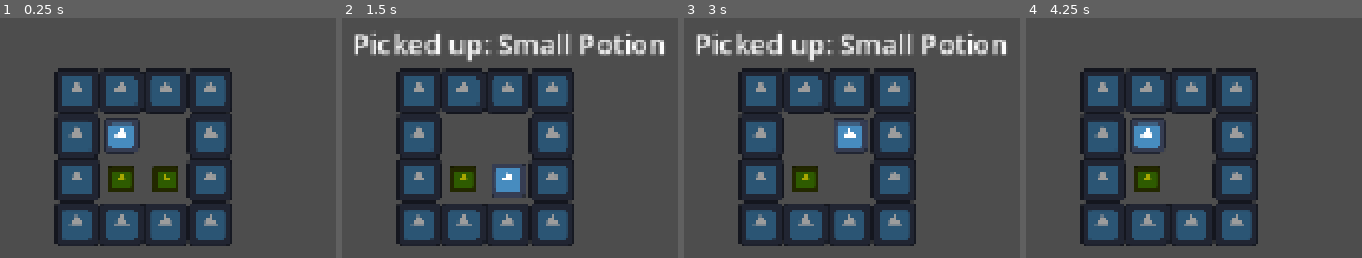
Above: before the commit, frames 1-4 (left to right).
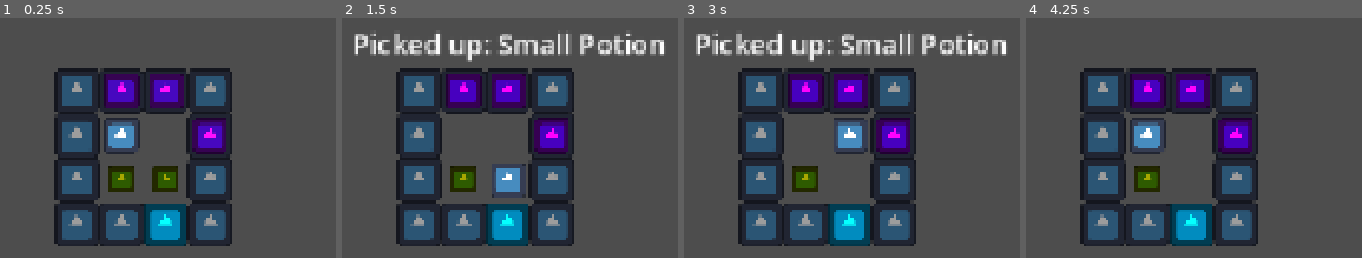
Above: after the commit, the same moments.

Repository: yifan-lee/Realmwand_The_First_Tower
Game: Godot game, scene res://scenes/main.tscn
The game is run twice, just before and just after one commit, with the same random seed, the same clock (stepped at 60 frames per second) and the same inputs. The engine's default icon, where the game draws it, is replaced by a stand-in: a white triangle on a blue panel in a dark square.
Inputs:
- Up to frame 1 (0.25 s): no input
- Up to frame 2 (1.5 s): tap Enter at 0.5 s; hold D (move_right) 0.53-1.28 s; hold E (interact, bound only after the commit) 0.53-1.28 s; tap Space at 1.25 s; hold S (move_down) from 1.28 s (still down); tap E (interact, bound only after the commit) at 1.35 s
- Up to frame 3 (3 s): tap Enter at 2 s; release S (move_down) at 2.03 s; hold D (move_right) 2.03-2.78 s; hold E (interact, bound only after the commit) 2.03-2.78 s; tap Space at 2.75 s; hold W (move_up) from 2.78 s (still down); tap E (interact, bound only after the commit) at 2.85 s
- Up to frame 4 (4.25 s): release W (move_up) at 3.53 s; hold A (move_left) from 3.53 s (still down); hold E (interact, bound only after the commit) from 3.53 s (still down)

The runs differ from the first frame. In frame 1, 6.5% of the frame differs, in the area x 30-68%, y 23-95%; in frame 2, 6.5%; in frame 3, 6.5%; in frame 4, 6.5%.

Commit message:
add switch

Diff:
--- a/project.godot
+++ b/project.godot
@@ -25,21 +25,31 @@
 move_up={
 "deadzone": 0.2,
 "events": [Object(InputEventKey,"resource_local_to_scene":false,"resource_name":"","device":-1,"window_id":0,"alt_press …(192 unchanged characters)…
+, Object(InputEventKey,"resource_local_to_scene":false,"resource_name":"","device":-1,"window_id":0,"alt_pressed":false,"shift_pressed":false,"ctrl_pressed":false,"meta_pressed":false,"pressed":false,"keycode":0,"physical_keycode":4194320,"key_label":0,"unicode":0,"location":0,"echo":false,"script":null)
 ]
 }
 move_down={
 "deadzone": 0.2,
 "events": [Object(InputEventKey,"resource_local_to_scene":false,"resource_name":"","device":-1,"window_id":0,"alt_press …(192 unchanged characters)…
+, Object(InputEventKey,"resource_local_to_scene":false,"resource_name":"","device":-1,"window_id":0,"alt_pressed":false,"shift_pressed":false,"ctrl_pressed":false,"meta_pressed":false,"pressed":false,"keycode":0,"physical_keycode":4194322,"key_label":0,"unicode":0,"location":0,"echo":false,"script":null)
 ]
 }
 move_left={
 "deadzone": 0.2,
 "events": [Object(InputEventKey,"resource_local_to_scene":false,"resource_name":"","device":-1,"window_id":0,"alt_press …(191 unchanged characters)…
+, Object(InputEventKey,"resource_local_to_scene":false,"resource_name":"","device":-1,"window_id":0,"alt_pressed":false,"shift_pressed":false,"ctrl_pressed":false,"meta_pressed":false,"pressed":false,"keycode":0,"physical_keycode":4194319,"key_label":0,"unicode":0,"location":0,"echo":false,"script":null)
 ]
 }
 move_right={
 "deadzone": 0.2,
 "events": [Object(InputEventKey,"resource_local_to_scene":false,"resource_name":"","device":-1,"window_id":0,"alt_press …(192 unchanged characters)…
+, Object(InputEventKey,"resource_local_to_scene":false,"resource_name":"","device":-1,"window_id":0,"alt_pressed":false,"shift_pressed":false,"ctrl_pressed":false,"meta_pressed":false,"pressed":false,"keycode":0,"physical_keycode":4194321,"key_label":0,"unicode":0,"location":0,"echo":false,"script":null)
+]
+}
+interact={
+"deadzone": 0.2,
+"events": [Object(InputEventKey,"resource_local_to_scene":false,"resource_name":"","device":-1,"window_id":0,"alt_pressed":false,"shift_pressed":false,"ctrl_pressed":false,"meta_pressed":false,"pressed":false,"keycode":0,"physical_keycode":69,"key_label":0,"unicode":101,"location":0,"echo":false,"script":null)
+, Object(InputEventKey,"resource_local_to_scene":false,"resource_name":"","device":-1,"window_id":0,"alt_pressed":false,"shift_pressed":false,"ctrl_pressed":false,"meta_pressed":false,"pressed":false,"keycode":0,"physical_keycode":32,"key_label":0,"unicode":32,"location":0,"echo":false,"script":null)
 ]
 }
 
--- a/scenes/actors/player.tscn
+++ b/scenes/actors/player.tscn
@@ -15,3 +15,9 @@
 
 [node name="CollisionShape2D" type="CollisionShape2D" parent="." unique_id=1447536532]
 shape = SubResource("RectangleShape2D_k3a8i")
+
+[node name="InteractionRay" type="RayCast2D" parent="." unique_id=1775540173]
+target_position = Vector2(0, 32)
+collision_mask = 2
+collide_with_areas = true
+collide_with_bodies = false
--- /dev/null
+++ b/scenes/interactables/door.tscn
@@ -0,0 +1,18 @@
+[gd_scene format=3 uid="uid://bguxyktnytjmf"]
+
+[ext_resource type="Script" uid="uid://ck8fsad3455ia" path="res://scripts/door.gd" id="1_fnoyy"]
+[ext_resource type="Texture2D" uid="uid://b1l3nybi3og6y" path="res://icon.svg" id="1_qq3h0"]
+
+[sub_resource type="RectangleShape2D" id="RectangleShape2D_k3a8i"]
+size = Vector2(32, 32)
+
+[node name="Door" type="StaticBody2D" unique_id=2030626556]
+script = ExtResource("1_fnoyy")
+
+[node name="Sprite2D" type="Sprite2D" parent="." unique_id=737374311]
+modulate = Color(0.019607844, 1, 1, 1)
+scale = Vector2(0.25, 0.25)
+texture = ExtResource("1_qq3h0")
+
+[node name="CollisionShape2D" type="CollisionShape2D" parent="." unique_id=35992430]
+shape = SubResource("RectangleShape2D_k3a8i")
--- /dev/null
+++ b/scenes/interactables/switch.tscn
@@ -0,0 +1,20 @@
+[gd_scene format=3 uid="uid://cheuhwfk50iob"]
+
+[ext_resource type="Script" uid="uid://xv23xnpi5p5s" path="res://scripts/switch.gd" id="1_buhgm"]
+[ext_resource type="Texture2D" uid="uid://b1l3nybi3og6y" path="res://icon.svg" id="1_ioha1"]
+
+[sub_resource type="RectangleShape2D" id="RectangleShape2D_k3a8i"]
+size = Vector2(24, 24)
+
+[node name="Switch" type="Area2D" unique_id=1354980094]
+collision_layer = 2
+collision_mask = 0
+script = ExtResource("1_buhgm")
+
+[node name="Sprite2D" type="Sprite2D" parent="." unique_id=687396798]
+modulate = Color(1, 0.05882353, 1, 1)
+scale = Vector2(0.2, 0.2)
+texture = ExtResource("1_ioha1")
+
+[node name="CollisionShape2D" type="CollisionShape2D" parent="." unique_id=1335091998]
+shape = SubResource("RectangleShape2D_k3a8i")
--- a/scenes/main.tscn
+++ b/scenes/main.tscn
@@ -4,10 +4,15 @@
 [ext_resource type="Script" uid="uid://cli46ma0bo83n" path="res://scripts/main.gd" id="1_tbgi4"]
 [ext_resource type="PackedScene" uid="uid://ch4mt231neydh" path="res://scenes/test_wall.tscn" id="2_0wfyh"]
 [ext_resource type="PackedScene" uid="uid://c24p8kgmj10qm" path="res://scenes/interactables/pickup.tscn" id="3_sugp2"]
+[ext_resource type="PackedScene" uid="uid://bguxyktnytjmf" path="res://scenes/interactables/door.tscn" id="4_o6xl0"]
 [ext_resource type="PackedScene" uid="uid://km2p83ut3fws" path="res://scenes/canvas_layer.tscn" id="5_tefeu"]
+[ext_resource type="PackedScene" uid="uid://cheuhwfk50iob" path="res://scenes/interactables/switch.tscn" id="6_tefeu"]
 
 [node name="Main" type="Node2D" unique_id=1557596140]
 script = ExtResource("1_tbgi4")
+
+[node name="Door" parent="." unique_id=2030626556 instance=ExtResource("4_o6xl0")]
+position = Vector2(128, 160)
 
 [node name="Player" parent="." unique_id=1231103014 instance=ExtResource("1_o5qli")]
 position = Vector2(96, 96)
@@ -35,9 +40,6 @@
 [node name="TestWall7" parent="Walls" unique_id=103373365 instance=ExtResource("2_0wfyh")]
 position = Vector2(160, 160)
 
-[node name="TestWall8" parent="Walls" unique_id=1323481277 instance=ExtResource("2_0wfyh")]
-position = Vector2(128, 160)
-
 [node name="TestWall9" parent="Walls" unique_id=1887080660 instance=ExtResource("2_0wfyh")]
 position = Vector2(96, 160)
 
@@ -61,3 +63,15 @@
 [node name="UI" parent="." unique_id=1158568077 instance=ExtResource("5_tefeu")]
 offset = Vector2(16, 16)
 transform = Transform2D(1, 0, 0, 1, 16, 16)
+
+[node name="Switch1" parent="." unique_id=1354980094 instance=ExtResource("6_tefeu")]
+position = Vector2(160, 96)
+switch_id = 1
+
+[node name="Switch2" parent="." unique_id=1036974647 instance=ExtResource("6_tefeu")]
+position = Vector2(128, 64)
+switch_id = 2
+
+[node name="Switch3" parent="." unique_id=307478598 instance=ExtResource("6_tefeu")]
+position = Vector2(96, 64)
+switch_id = 3
--- /dev/null
+++ b/scripts/door.gd
@@ -0,0 +1,15 @@
+class_name Door
+extends StaticBody2D
+
+@onready var sprite: Sprite2D = $Sprite2D
+@onready var collision_shape: CollisionShape2D = $CollisionShape2D
+
+var is_open: bool = false
+
+
+func set_open(value: bool) -> void:
+	is_open = value
+	sprite.visible = not is_open
+	collision_shape.set_deferred("disabled", is_open)
+
+	print("Door open: ", is_open)
--- a/scripts/main.gd
+++ b/scripts/main.gd
@@ -3,11 +3,24 @@
 @onready var player: Player = $Player
 @onready var pickup_message: Label = $UI/PickupMessage
 @onready var pickup_message_timer: Timer = $UI/PickupMessageTimer
+@onready var tower_switches: Array[TowerSwitch] = [
+	$Switch1,
+	$Switch2,
+	$Switch3,
+]
+@onready var door: Door = $Door
+
+const CORRECT_SEQUENCE: Array[int] = [2, 1, 3]
+
+var current_sequence_index: int = 0
+var puzzle_solved: bool = false
 
 
 func _ready() -> void:
 	player.item_added.connect(_on_player_item_added)
 	pickup_message_timer.timeout.connect(_on_pickup_message_timer_timeout)
+	for tower_switch in tower_switches:
+		tower_switch.state_changed.connect(_on_switch_state_changed)
 
 
 func _on_player_item_added(item_name: String) -> void:
@@ -17,3 +30,38 @@
 
 func _on_pickup_message_timer_timeout() -> void:
 	pickup_message.text = ""
+
+func _on_switch_state_changed(
+	switch_id: int,
+	is_active: bool
+) -> void:
+	if puzzle_solved:
+		return
+
+	var expected_switch_id := CORRECT_SEQUENCE[current_sequence_index]
+
+	if not is_active or switch_id != expected_switch_id:
+		_reset_switch_puzzlee()
+		return
+
+	current_sequence_index += 1
+	print("Correct switch: ", switch_id)
+
+	if current_sequence_index == CORRECT_SEQUENCE.size():
+		_complete_switch_puzzle()
+
+func _reset_switch_puzzlee() -> void:
+	for tower_switch in tower_switches:
+		tower_switch.reset_switch()
+
+	door.set_open(false)
+	print("Wrong sequence. Puzzle reset.")
+
+func _complete_switch_puzzle() -> void:
+	puzzle_solved = true
+	door.set_open(true)
+
+	for tower_switch in tower_switches:
+		tower_switch.lock()
+
+	print("Puzzle solved.")
--- a/scripts/player.gd
+++ b/scripts/player.gd
@@ -2,6 +2,8 @@
 extends CharacterBody2D
 
 signal item_added(item_name: String)
+
+@onready var interaction_ray: RayCast2D = $InteractionRay
 
 const GRID_SIZE: int = 32
 const MOVE_DURATION: float = 0.15
@@ -10,10 +12,17 @@
 
 var inventory: Array[String] = []
 
+var facing_direction: Vector2 = Vector2.DOWN
+
 
 func _unhandled_input(event: InputEvent) -> void:
 	if is_moving:
 		return
+
+	if event.is_action_pressed("interact"):
+		try_interact()
+		return
+
 	var direction := Vector2.ZERO
 
 	if event.is_action_pressed("move_up"):
@@ -26,6 +35,8 @@
 		direction = Vector2.RIGHT
 
 	if direction != Vector2.ZERO:
+		facing_direction = direction
+		interaction_ray.target_position = facing_direction * GRID_SIZE
 		move_one_tile(direction)
 
 func move_one_tile(direction: Vector2) -> void:
@@ -45,3 +56,14 @@
 	inventory.append(new_item_name)
 	item_added.emit(new_item_name)
 	print("Inventory: ", inventory)
+
+func try_interact() -> void:
+	interaction_ray.force_raycast_update()
+
+	if not interaction_ray.is_colliding():
+		return
+
+	var target: Object = interaction_ray.get_collider()
+
+	if target.has_method("interact"):
+		target.call("interact")
--- /dev/null
+++ b/scripts/switch.gd
@@ -0,0 +1,35 @@
+class_name TowerSwitch
+extends Area2D
+
+
+signal state_changed(switch_id: int, is_active: bool)
+
+@export var switch_id: int = 0
+
+@onready var sprite: Sprite2D = $Sprite2D
+
+var is_active: bool = false
+var is_locked: bool = false
+
+
+func interact() -> void:
+	if is_locked:
+		return
+
+	set_active(not is_active)
+	state_changed.emit(switch_id, is_active)
+
+func set_active(value: bool):
+	is_active = value
+
+	if is_active:
+		sprite.modulate = Color.GREEN
+	else:
+		sprite.modulate = Color.MAGENTA
+
+func reset_switch() -> void:
+	is_locked = false
+	set_active(false)
+
+func lock() -> void:
+	is_locked = true
Not shown, added: scripts/door.gd.uid
Not shown, added: scripts/switch.gd.uid
